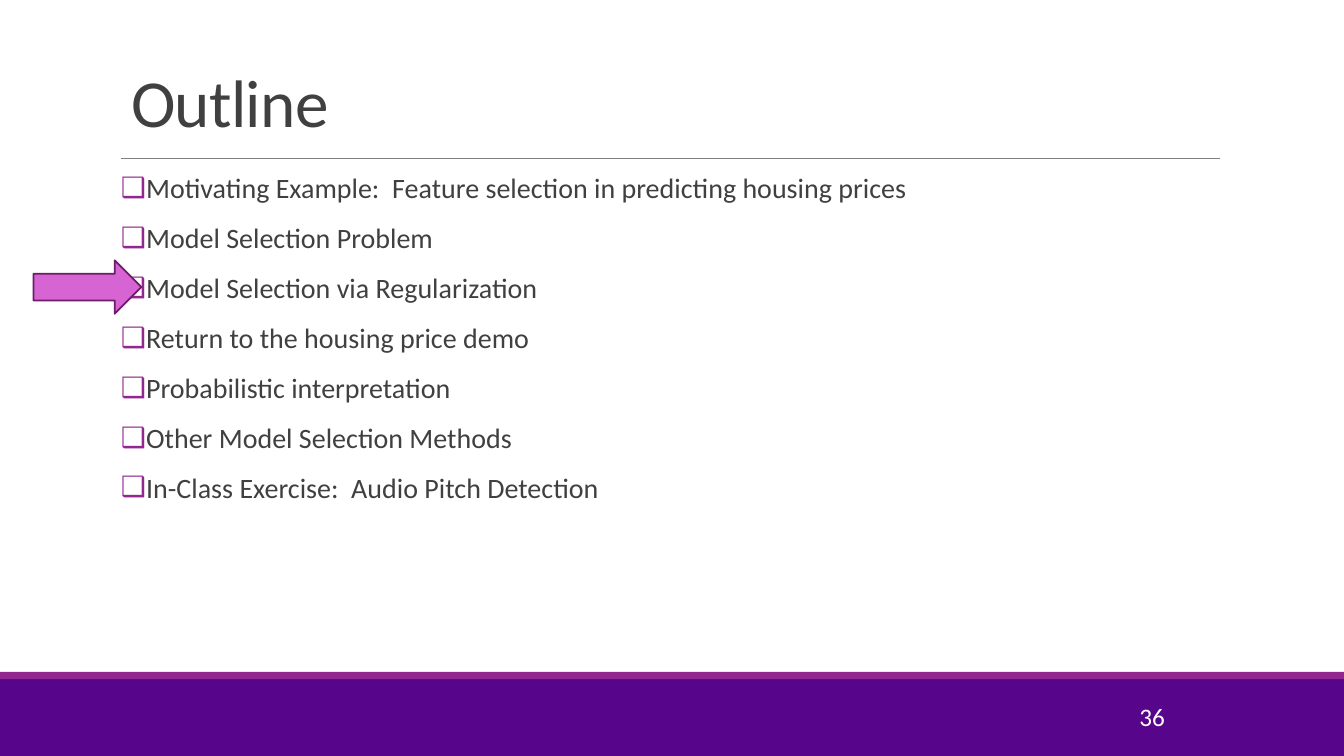
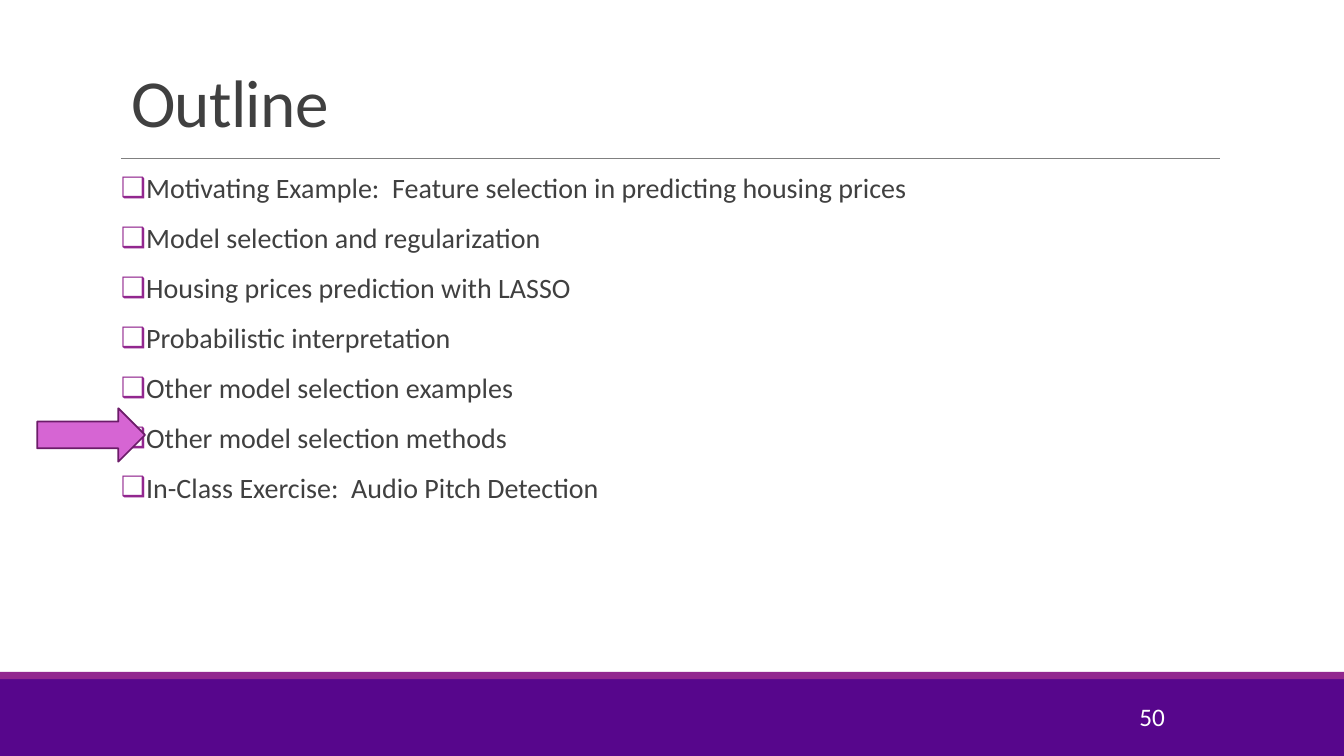
Before and after one commit to sdrangan/introml, a slide deck: slide 50 of lectures/Lect05_Lasso.pptx (slide 36 before the commit). Drawn at 1344x756 pixels with LibreOffice and Linux fonts; fonts in the diff are those of the drawing; background and template pictures are left out. Boxes give left, top, right and bottom in pixels: in the first picture for what was removed or moved away, otherwise in the second. Text is boxed around its words. In the diff, an @@ line names an element or a change of style, - is before the commit and + after.

```diff
--- a/lectures/Lect05_Lasso.pptx
+++ b/lectures/Lect05_Lasso.pptx
@@ text at [146,228,570,303]: text changed @@
-❑ Model Selection Problem
-❑ Model Selection via Regularization
-❑ Return to the housing price demo
+❑ Model selection and regularization
+❑ Housing prices prediction with LASSO
@@ text at [146,378,513,448]: text changed @@
-❑ Other Model Selection Methods
+❑ Other model selection examples
+❑ Other model selection methods
@@ right arrow: place and size @@
-right arrow at [33,260,141,314]
+right arrow at [37,408,145,462]
@@ page number at [1139,709,1165,726]: text changed @@
-36
+50
```
Also in this commit, not shown: 4 other slides changed, 8 slides added, 7 slides removed, 1 other file.
